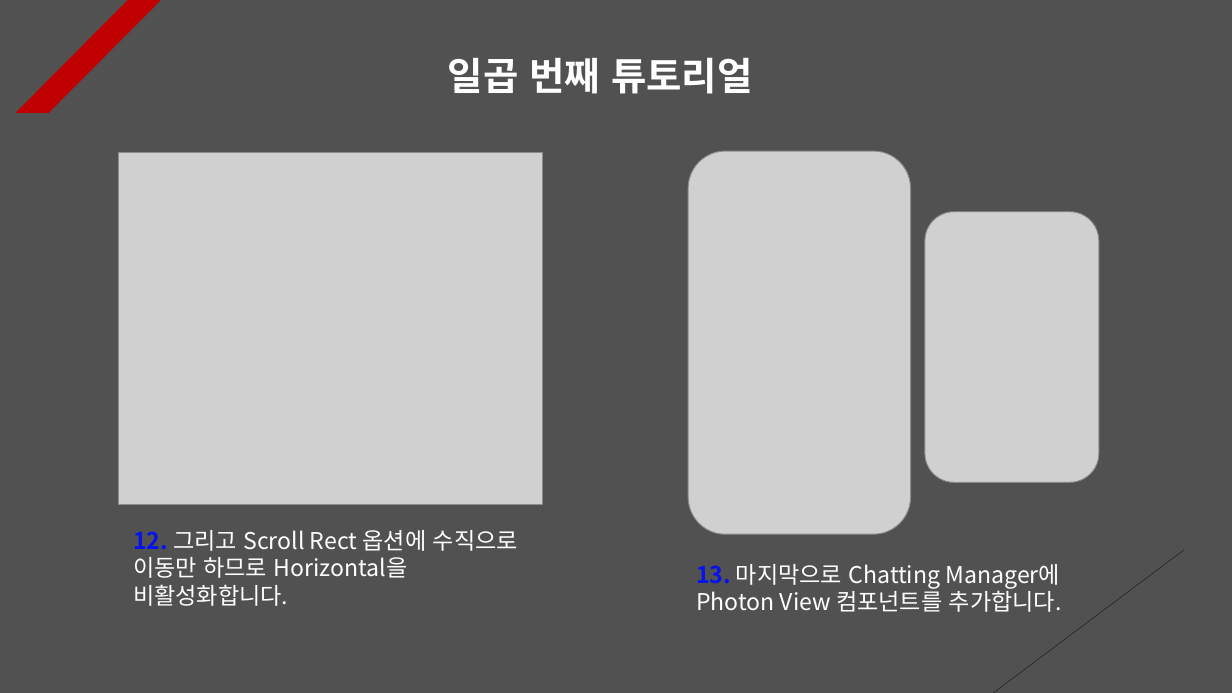
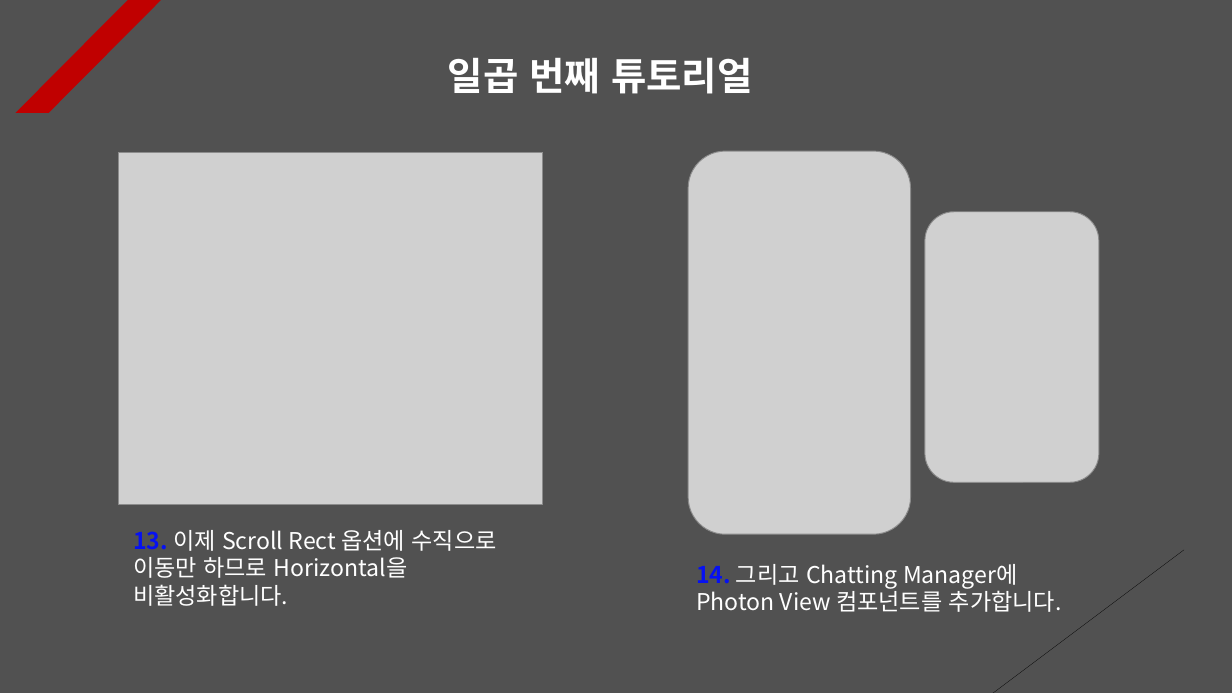
Before and after one commit to Unity2033/3D-UnityEngine, a slide deck: slide 8 of Assets/Class/Photon Server/PPT Data/Photon RPC.pptx. Drawn at 1232x693 pixels with LibreOffice and Linux fonts; fonts in the diff are those of the drawing; grey boxes stand for pictures. Boxes give left, top, right and bottom in pixels: in the first picture for what was removed or moved away, otherwise in the second. Text is boxed around its words. In the diff, an @@ line names an element or a change of style, - is before the commit and + after.

Commit message:
Photon RPC Tutorial Renewal
- Set to receive the position of the
  crystal-generated object at
  random using the transform array

- Photon RPC material update

```diff
--- a/Assets/Class/Photon Server/PPT Data/Photon RPC.pptx
+++ b/Assets/Class/Photon Server/PPT Data/Photon RPC.pptx
@@ text at (x1=133, y1=530, x2=497, y2=606): text changed @@
-12. 그리고 Scroll Rect 옵션에 수직으로 이동만 하므로 Horizontal을 비활성화합니다.
+13. 이제 Scroll Rect 옵션에 수직으로 이동만 하므로 Horizontal을 비활성화합니다.
@@ text at (x1=696, y1=564, x2=1062, y2=612): text changed @@
-13. 마지막으로 Chatting Manager에 Photon View 컴포넌트를 추가합니다.
+14. 그리고 Chatting Manager에 Photon View 컴포넌트를 추가합니다.
```
Also in this commit, not shown: 7 other slides changed, 7 slides added, 8 other files.
